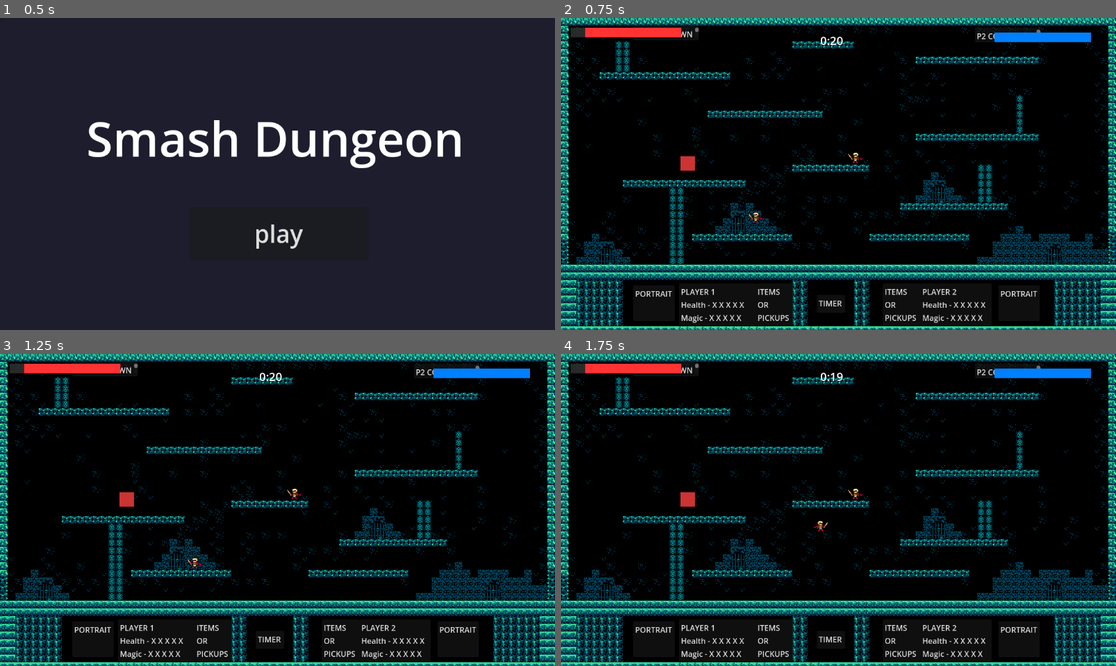
Above: before the commit, frames 1-4 (two rows, left to right).
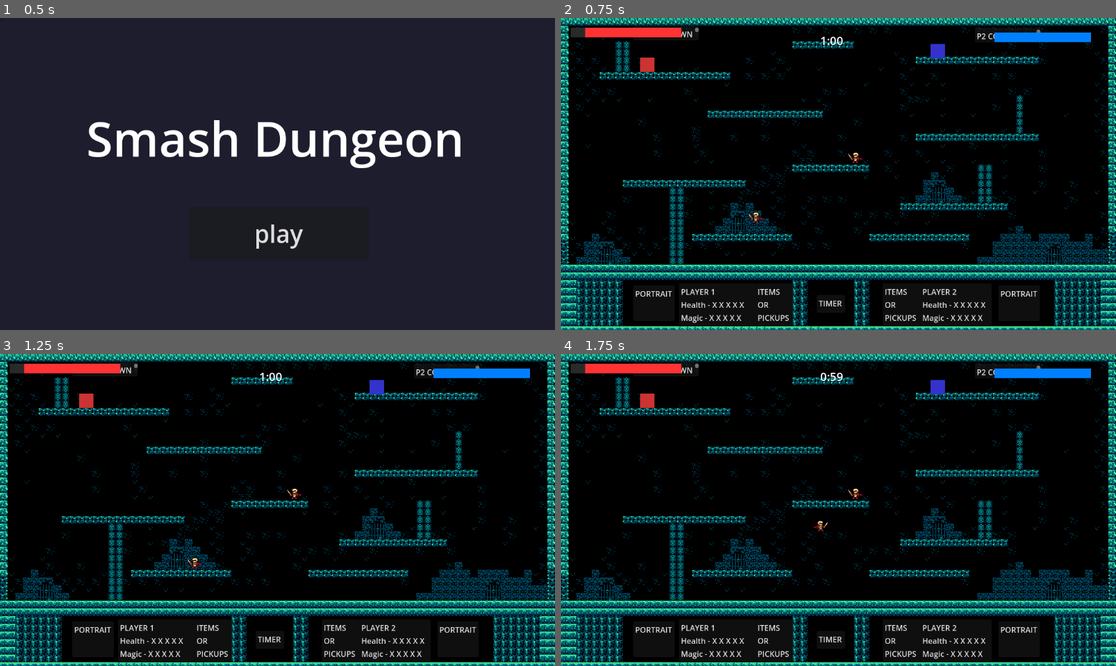
Above: after the commit, the same moments.

Repository: adam-j-s/dungeonsmash
Game: Godot game, scene res://scenes/welcome_screen.tscn
The game is run twice, just before and just after one commit, with the same random seed, the same clock (stepped at 60 frames per second) and the same inputs.
Inputs:
- Up to frame 1 (0.5 s): no input
- Up to frame 2 (0.75 s): click "play" at 0.5 s
- Up to frame 3 (1.25 s): no input
- Up to frame 4 (1.75 s): tap Enter (ui_accept) at 1.25 s; hold Right (ui_right) from 1.28 s (still down); hold Enter (ui_accept) from 1.28 s (still down); tap Space (ui_select) at 1.35 s

Frame 1 is identical in both runs. In frame 2, 0.4% of the frame differs, in the area x 14-70%, y 6-49%; in frame 3, 0.4%; in frame 4, 0.4%.

Commit message:
Added random weapon spawn

Diff:
--- a/scenes/battle_arena.tscn
+++ b/scenes/battle_arena.tscn
@@ -1,10 +1,11 @@
-[gd_scene load_steps=8 format=3 uid="uid://c17nt672uedw3"]
+[gd_scene load_steps=9 format=3 uid="uid://c17nt672uedw3"]
 
 [ext_resource type="Script" path="res://scripts/battle_arena.gd" id="1_dtdly"]
 [ext_resource type="Texture2D" uid="uid://lpulfg1k7gj5" path="res://assets/sprites/Sprites/Tileset/TrapmoorTileset_v03.png" id="2_vjey7"]
 [ext_resource type="PackedScene" uid="uid://c6ayk8litxh5v" path="res://scenes/player.tscn" id="3_xsam3"]
 [ext_resource type="Script" path="res://scripts/player2.gd" id="4_lrmmi"]
 [ext_resource type="PackedScene" uid="uid://6fdfsejsqbpc" path="res://scenes/weapon_pickup.tscn" id="5_d25gh"]
+[ext_resource type="PackedScene" uid="uid://b335mwtrijfoc" path="res://scenes/weapon_spawner.tscn" id="6_dlrrt"]
 
 [sub_resource type="TileSetAtlasSource" id="TileSetAtlasSource_gbi4v"]
 texture = ExtResource("2_vjey7")
@@ -326,8 +327,9 @@
 collision_mask = 3
 script = ExtResource("4_lrmmi")
 
-[node name="WeaponPickup2" parent="." instance=ExtResource("5_d25gh")]
-position = Vector2(263, 302)
+[node name="WeaponPickup" parent="." instance=ExtResource("5_d25gh")]
+position = Vector2(782, 69)
+weapon_type = 1
 
 [node name="DraftUI" type="Control" parent="."]
 layout_mode = 3
@@ -336,6 +338,7 @@
 offset_bottom = 40.0
 
 [node name="Player1 Stats" type="TextEdit" parent="DraftUI"]
+layout_mode = 0
 offset_left = 245.0
 offset_top = 551.0
 offset_right = 404.0
@@ -413,3 +416,18 @@
 text = "PLAYER 2
 Health - X X X X X
 Magic - X X X X X"
+
+[node name="WeaponPickup2" parent="." instance=ExtResource("5_d25gh")]
+position = Vector2(179, 97)
+
+[node name="WeaponSpawner" parent="." instance=ExtResource("6_dlrrt")]
+position = Vector2(336, 303)
+weapon_pickup_scene = ExtResource("5_d25gh")
+spawn_interval_max = 5.0
+spawn_points = Array[NodePath]([NodePath("../SpawnPoint1"), NodePath("../SpawnPoint2")])
+
+[node name="SpawnPoint1" type="Node2D" parent="."]
+position = Vector2(834, 358)
+
+[node name="SpawnPoint2" type="Node2D" parent="."]
+position = Vector2(440, 172)
--- a/scenes/weapon_pickup.tscn
+++ b/scenes/weapon_pickup.tscn
@@ -4,3 +4,4 @@
 
 [node name="WeaponPickup" type="Area2D"]
 script = ExtResource("1_voqtb")
+pickup_respawn_time = 10.0
--- /dev/null
+++ b/scenes/weapon_spawner.tscn
@@ -0,0 +1,6 @@
+[gd_scene load_steps=2 format=3 uid="uid://b335mwtrijfoc"]
+
+[ext_resource type="Script" path="res://scripts/WeaponSpawner.gd" id="1_qwqqj"]
+
+[node name="WeaponSpawner" type="Node2D"]
+script = ExtResource("1_qwqqj")
--- /dev/null
+++ b/scripts/WeaponSpawner.gd
@@ -0,0 +1,75 @@
+extends Node2D
+
+# Spawner settings
+@export var weapon_pickup_scene: PackedScene  # Reference to weapon_pickup.tscn
+@export var spawn_interval_min: float = 5.0  # Minimum seconds between spawns
+@export var spawn_interval_max: float = 10.0  # Maximum seconds between spawns
+@export var max_weapons: int = 3  # Maximum weapons on screen at once
+@export var spawn_points: Array[NodePath] = []  # Array of spawn point nodes
+
+# Runtime variables
+var timer = null
+var active_pickups = []
+
+func _ready():
+	# Create spawn timer
+	timer = Timer.new()
+	timer.one_shot = true
+	timer.timeout.connect(_on_spawn_timer_timeout)
+	add_child(timer)
+
+	# Start the spawning cycle
+	schedule_next_spawn()
+	print("WeaponSpawner _ready() called")
+
+func schedule_next_spawn():
+	# Random time until next spawn
+	var wait_time = randf_range(spawn_interval_min, spawn_interval_max)
+	timer.wait_time = wait_time
+	timer.start()
+	print("Next weapon will spawn in " + str(wait_time) + " seconds")
+
+func _on_spawn_timer_timeout():
+	print("Timer timeout - attempting to spawn")
+	# Only spawn if we're under the maximum
+	if active_pickups.size() < max_weapons:
+		spawn_weapon()
+	else:
+		print("Maximum weapons reached, skipping spawn")
+
+	# Schedule the next spawn
+	schedule_next_spawn()
+
+func spawn_weapon():
+	# If no spawn points, can't spawn
+	if spawn_points.size() == 0:
+		print("ERROR: No spawn points defined!")
+		return
+
+	# Select random spawn point
+	var spawn_index = randi() % spawn_points.size()
+	var spawn_point = get_node(spawn_points[spawn_index])
+
+	# Create the weapon pickup
+	var pickup = weapon_pickup_scene.instantiate()
+
+	# Set to RANDOM (value 2 in the enum) - fixed approach
+	pickup.weapon_type = 2  # This is the value for WeaponType.RANDOM
+
+	# Position at the spawn point
+	pickup.position = spawn_point.global_position
+
+	# Keep track of active pickups
+	active_pickups.append(pickup)
+
+	# Add to scene - using get_parent() to add to the arena instead of the spawner
+	get_parent().add_child(pickup)
+	print("Spawned new weapon pickup at " + str(pickup.position))
+
+	# Set up removal tracking
+	pickup.tree_exiting.connect(_on_pickup_removed.bind(pickup))
+
+func _on_pickup_removed(pickup):
+	# Remove from our tracking array when a pickup is removed
+	active_pickups.erase(pickup)
+	print("Weapon pickup removed, active count: " + str(active_pickups.size()))
--- a/scripts/WelcomeScreen.gd
+++ b/scripts/WelcomeScreen.gd
@@ -14,8 +14,8 @@
 
 func _process(_delta):
 	# Start game when any button is pressed
-	if Input.is_action_just_pressed("ui_accept") or Input.is_action_just_pressed("ui_select"):
-		_on_start_button_pressed()
+	if Input.is_action_just_pressed("ui_accept") or Input.is_action_just_pressed("p2_jump"):
+		_on_start_button_pressed() # Come back and add in 'start' button
 
 func _on_start_button_pressed():
 	# Change to the game scene
--- a/scripts/battle_arena.gd
+++ b/scripts/battle_arena.gd
@@ -1,7 +1,7 @@
 extends Node2D
 
 # Timer settings
-@export var match_duration = 20  # Seconds for the match
+@export var match_duration = 60  # Seconds for the match
 var time_remaining = 0
 var timer_label = null
 var match_timer = null  # Added variable for the timer
--- a/scripts/magic_staff.gd
+++ b/scripts/magic_staff.gd
@@ -1,13 +1,16 @@
 extends Weapon
-
 @export var projectile_speed = 500.0
+@export var projectile_range = 300.0  # How far the projectile travels
+@export var projectile_lingering = true  # Whether it stays after reaching max range
+@export var lingering_time = 2.0  # How long a lingering projectile stays in seconds
+@export var linger_forever = true  # If true, stays until it hits something or scene changes
 
 func _ready():
 	super._ready()
 	weapon_name = "Magic Staff"
 	damage = 10
 	knockback_force = 400.0
-	attack_speed = 0.8
+	attack_speed = 1.5
 	attack_range = Vector2(30, 30)
 
 func perform_attack():
@@ -62,16 +65,32 @@
 	# Connect signal to detect hits
 	projectile.body_entered.connect(func(body): _on_projectile_hit(body, projectile))
 
+	# Calculate travel time based on distance and speed
+	var travel_time = projectile_range / projectile_speed
+
 	# Movement logic
 	var tween = projectile.create_tween()
 	tween.tween_property(projectile, "position",
-		projectile.position + Vector2(attack_direction * 300, 0),
-		300 / projectile_speed)
+		projectile.position + Vector2(attack_direction * projectile_range, 0),
+		travel_time)
 
-	# Remove after timeout
-	await get_tree().create_timer(2.0).timeout
-	if projectile and is_instance_valid(projectile):
-		projectile.queue_free()
+	# Handle projectile lifetime
+	await tween.finished
+
+	if not projectile_lingering:
+		# Standard projectile: destroy when reaching max range
+		if projectile and is_instance_valid(projectile):
+			projectile.queue_free()
+	else:
+		# Lingering projectile logic
+		if linger_forever:
+			# Stay until hit or scene changes
+			pass
+		else:
+			# Stay for specified time
+			await get_tree().create_timer(lingering_time).timeout
+			if projectile and is_instance_valid(projectile):
+				projectile.queue_free()
 
 func _on_projectile_hit(body, projectile):
 	if body == wielder:
--- a/scripts/player.gd
+++ b/scripts/player.gd
@@ -77,6 +77,8 @@
 
 	# Start with a default weapon
 	equip_default_weapon()
+	#Add player to players group
+	add_to_group("players")
 
 func create_health_bar():
 	# Create a CanvasLayer for UI elements
--- a/scripts/player2.gd
+++ b/scripts/player2.gd
@@ -77,6 +77,9 @@
 
 	# Start with a default weapon
 	equip_default_weapon()
+
+	#Add player to players group
+	add_to_group("players")
 
 func create_health_bar():
 	# Create a CanvasLayer for UI elements
--- a/scripts/weapon_pickup.gd
+++ b/scripts/weapon_pickup.gd
@@ -1,58 +1,95 @@
-# weapon_pickup.gd
 extends Area2D
 
-@export var weapon_type: String = "sword"  # Options: sword, staff, etc.
+# Create an enum for weapon types
+enum WeaponType {SWORD, STAFF, RANDOM}
+# Use the enum for the export variable
+@export var weapon_type: WeaponType = WeaponType.SWORD
 @export var pickup_respawn_time: float = 15.0  # Time until respawn
 
-var weapon_scene = null
+# List of available weapons for random selection
+var available_weapons = [WeaponType.SWORD, WeaponType.STAFF]
+var current_weapon_type = WeaponType.SWORD
 var sprite = null
 var is_available = true
 
 func _ready():
-	# Set up collision
-	var collision = CollisionShape2D.new()
-	var shape = CircleShape2D.new()
-	shape.radius = 25
-	collision.shape = shape
-	add_child(collision)
+	# We'll use a physics process to check for overlapping bodies
+	# This is more reliable than the body_entered signal in some cases
+	set_physics_process(true)
 
-	# Set up visual
+	# If set to random, pick a random weapon type
+	if weapon_type == WeaponType.RANDOM:
+		randomize_weapon()
+	else:
+		current_weapon_type = weapon_type
+
+	# Create visuals if they don't exist
+	if get_child_count() == 0:
+		setup_pickup()
+
+	# Debug print
+	print("Weapon pickup initialized: " + get_weapon_name(current_weapon_type))
+
+func randomize_weapon():
+	# Choose a random weapon from available types (excluding RANDOM)
+	current_weapon_type = available_weapons[randi() % available_weapons.size()]
+
+func get_weapon_name(type: WeaponType) -> String:
+	match type:
+		WeaponType.SWORD:
+			return "sword"
+		WeaponType.STAFF:
+			return "staff"
+		WeaponType.RANDOM:
+			return "random"
+		_:
+			return "unknown"
+
+func setup_pickup():
+	# Make sure we have a collision shape
+	if !has_node("CollisionShape2D"):
+		var collision = CollisionShape2D.new()
+		var shape = CircleShape2D.new()
+		shape.radius = 25
+		collision.shape = shape
+		add_child(collision)
+
+	# Create visual representation
 	sprite = ColorRect.new()
+	sprite.name = "Sprite"
 	sprite.color = get_weapon_color()
 	sprite.size = Vector2(30, 30)
 	sprite.position = Vector2(-15, -15)
 	add_child(sprite)
 
-	# Set up signals
-	body_entered.connect(_on_body_entered)
+	# Set collision properties
+	collision_layer = 0  # This doesn't collide with anything
+	collision_mask = 6   # This detects both players (layers 2 and 4)
 
-	# Determine weapon scene
-	match weapon_type:
-		"sword":
-			weapon_scene = load("res://scripts/sword.gd")
-		"staff":
-			weapon_scene = load("res://scripts/magic_staff.gd")
-		# Add more weapons as you create them
+func _physics_process(_delta):
+	# Only check for pickup if available
+	if is_available:
+		var bodies = get_overlapping_bodies()
+		for body in bodies:
+			if body.is_in_group("players") and body.has_method("equip_weapon"):
+				give_weapon_to_player(body)
+				break
 
-func get_weapon_color():
-	match weapon_type:
-		"sword":
-			return Color(0.8, 0.2, 0.2)  # Red
-		"staff":
-			return Color(0.2, 0.2, 0.8)  # Blue
-		_:
-			return Color(0.8, 0.8, 0.2)  # Yellow
+func give_weapon_to_player(player):
+	var weapon_name = get_weapon_name(current_weapon_type)
+	print("Giving " + weapon_name + " to " + player.name)
 
-func _on_body_entered(body):
-	if !is_available:
-		return
+	# Create the proper weapon
+	var weapon = null
+	match current_weapon_type:
+		WeaponType.SWORD:
+			weapon = load("res://scripts/sword.gd").new()
+		WeaponType.STAFF:
+			weapon = load("res://scripts/magic_staff.gd").new()
 
-	if body.has_method("equip_weapon") and weapon_scene != null:
-		# Create the weapon
-		var weapon = weapon_scene.new()
-
+	if weapon:
 		# Give it to the player
-		body.equip_weapon(weapon)
+		player.equip_weapon(weapon)
 
 		# Make pickup unavailable
 		is_available = false
@@ -60,5 +97,23 @@
 
 		# Respawn after delay
 		await get_tree().create_timer(pickup_respawn_time).timeout
+
+		# If set to random, pick a new random weapon type
+		if weapon_type == WeaponType.RANDOM:
+			randomize_weapon()
+			# Update color to match new weapon
+			sprite.color = get_weapon_color()
+
+		# Make available again
 		is_available = true
 		sprite.visible = true
+		print("Weapon pickup respawned as " + get_weapon_name(current_weapon_type))
+
+func get_weapon_color():
+	match current_weapon_type:
+		WeaponType.SWORD:
+			return Color(0.8, 0.2, 0.2)  # Red for sword
+		WeaponType.STAFF:
+			return Color(0.2, 0.2, 0.8)  # Blue for staff
+		_:
+			return Color(0.8, 0.8, 0.2)  # Yellow default
Not shown, added: smash_dungeon_chat2.txt
Not shown, added: documentation/spawn-system-documentation.md
